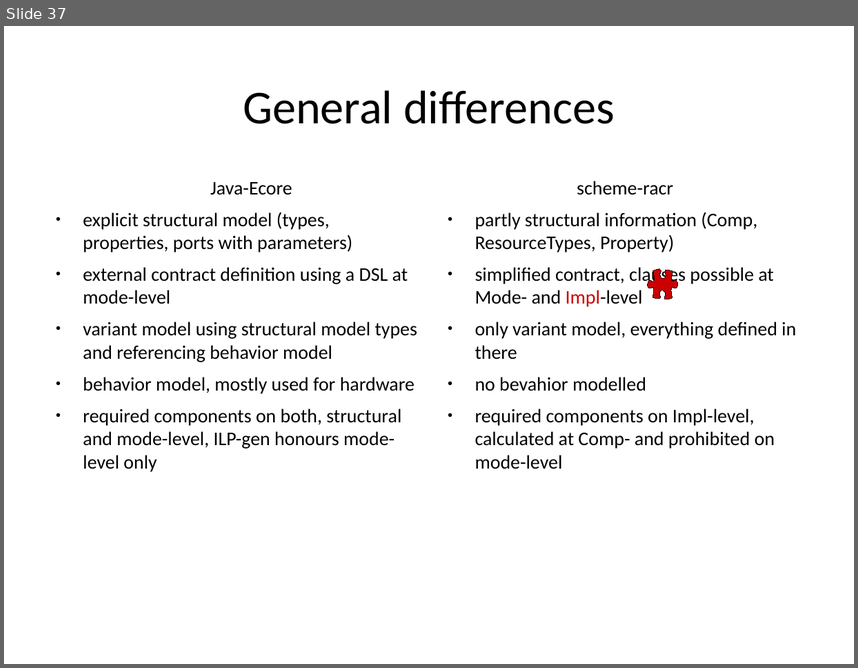
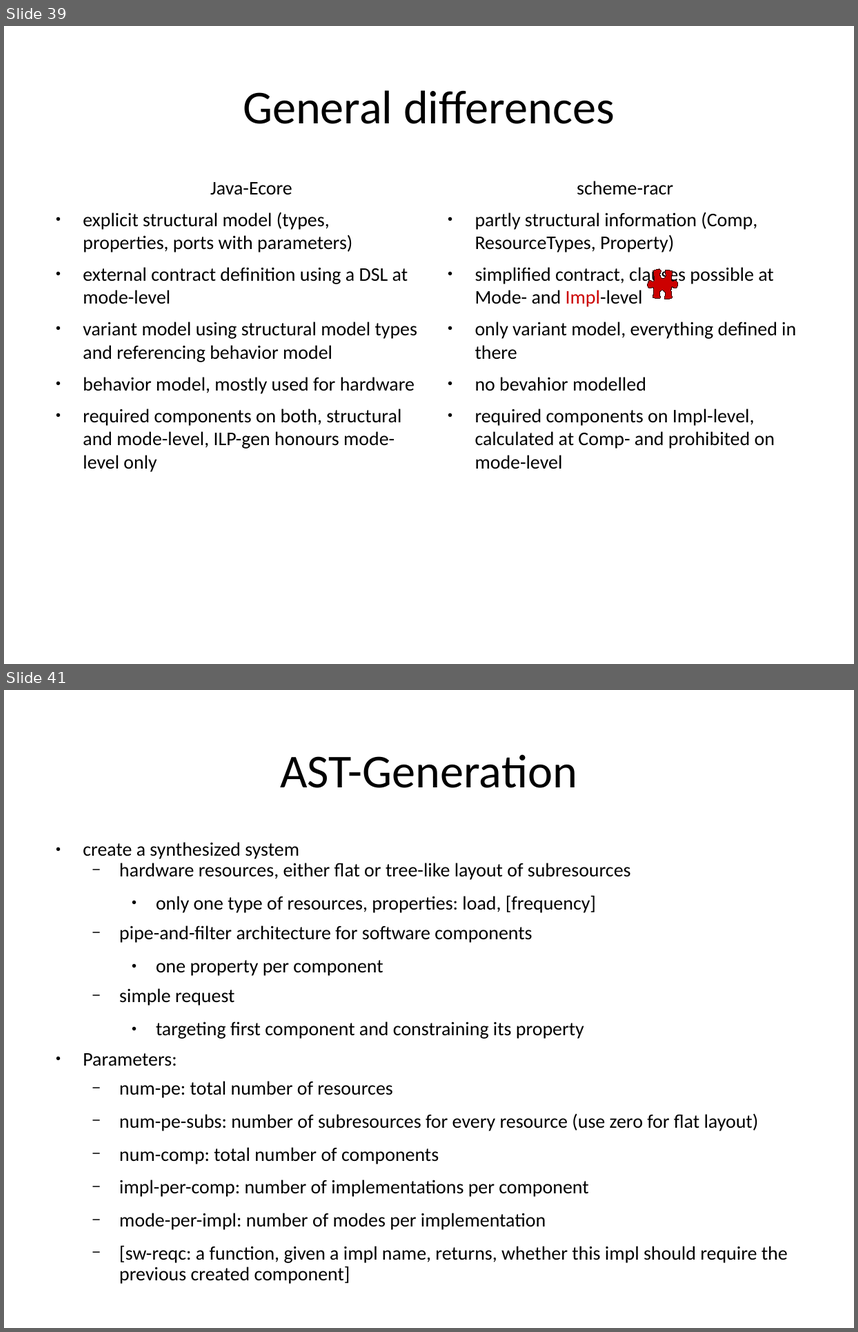
Before and after one commit to rene-schoene/racr-mquat, a slide deck: doc/the-model.odp. Shown one above the other, each under a label of ours: slide 37 before the commit, slides 39 and 41 after it; the slides between them are not shown. The pictures are 858x668 and 858x1332 pixels, drawn with LibreOffice and Linux fonts; fonts in the diff are those of the drawing. Boxes give left, top, right and bottom in pixels: in the first picture for what was removed or moved away, otherwise in the second. Text is boxed around its words. In the diff, an @@ line names an element or a change of style, - is before the commit and + after.

Commit message:
Adjust to model (remove ReqClause.target), added section for AST-Generation.

```diff
--- a/doc/the-model.odp
+++ b/doc/the-model.odp
@@ slide 41 added at <box>4,690,854,1328</box>, background #FFFFFF @@
@@ title added at <box>280,754,577,788</box>, 44 pt, text #000000 @@
+AST-Generation
@@ text added at <box>83,842,788,1283</box>, 18 pt, text #000000 @@
+● create a synthesized system
+  − hardware resources, either flat or tree-like layout of subresources
+    ● only one type of resources, properties: load, [frequency]
+  − pipe-and-filter architecture for software components
+    ● one property per component
+  − simple request
+    ● targeting first component and constraining its property
+● Parameters:
+  − num-pe: total number of resources
+  − num-pe-subs: number of subresources for every resource (use zero for flat layout)
+  − num-comp: total number of components
+  − impl-per-comp: number of implementations per component
+  − mode-per-impl: number of modes per implementation
+  − [sw-reqc: a function, given a impl name, returns, whether this impl should require the previous created component]
@@ what was slide 37 is now slide 39 @@
```
Also in this commit, not shown: 13 slides changed, 2 other slides added.
